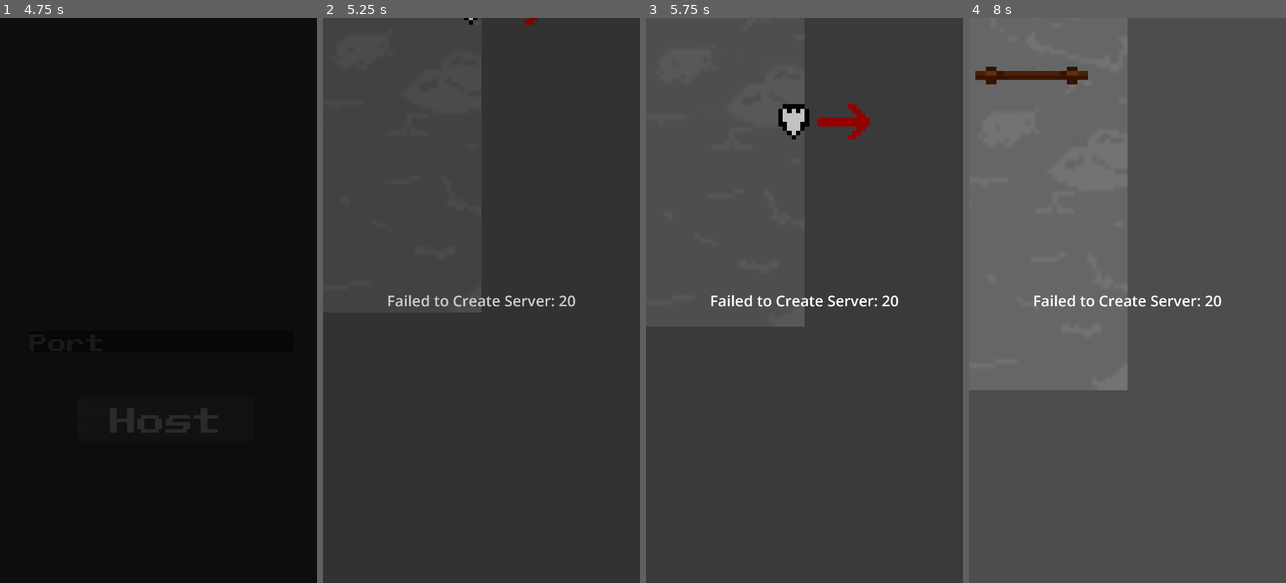
Above: before the commit, frames 1-4 (left to right).
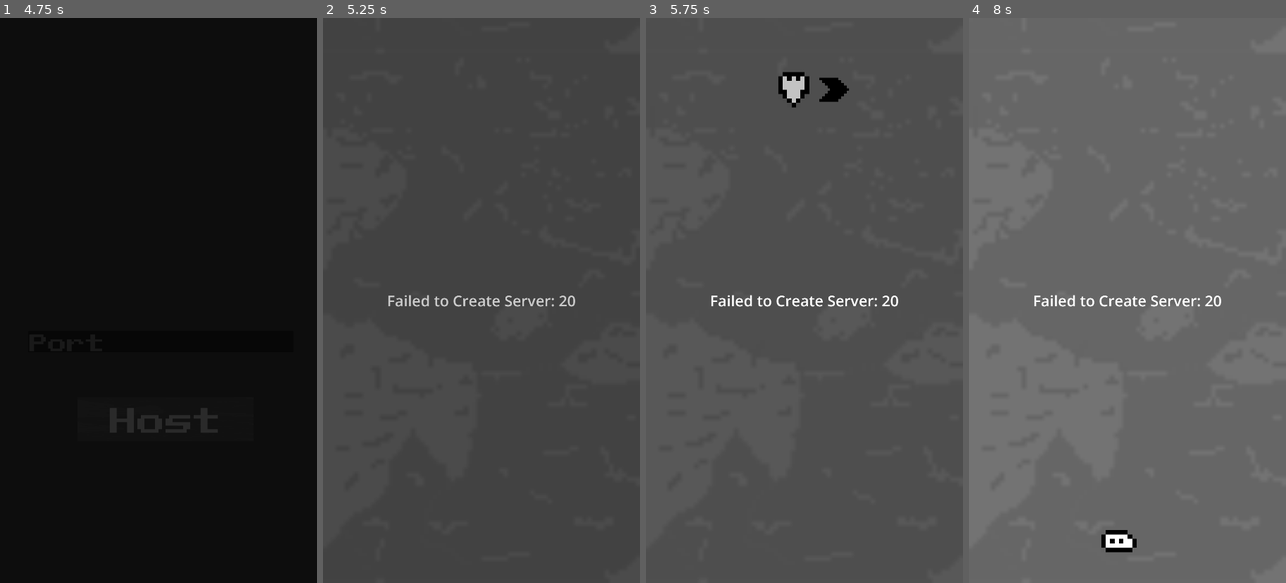
Above: after the commit, the same moments.

Repository: Koloss0/Out-Of-The-Gutter
Game: Godot game, scene res://Scenes/title_page.tscn
Same seed, same stepped clock (60 frames per second), same inputs: the game is played once before the commit and once after it.
Inputs (mouse positions are in pixels of both pictures, inside the frame that each line leads up to):
- Up to frame 1 (4.75 s): click "START" at 0.5 s; move the mouse to (228, 272) at 1.27 s; hold Right (ui_right) 1.28-2.03 s; click (228, 272) at 1.42 s; tap Enter at 2 s; move the mouse to (95, 328) at 2.02 s; hold Left (ui_left) 2.03-2.75 s; click "HOST" at 2.75 s; click (161, 340) at 3.52 s; type "12" at 3.6 s; click "Host" at 4.25 s
- Up to frame 2 (5.25 s): move the mouse to (513, 176) at 5.02 s; hold Right (ui_right) from 5.03 s (still down)
- Up to frame 3 (5.75 s): keep holding Right (ui_right)
- Up to frame 4 (8 s): move the mouse to (1117, 125) at 5.77 s; click (1117, 125) at 5.92 s; move the mouse to (1222, 385) at 6.52 s; release Right (ui_right) at 6.53 s; hold Left (ui_left) from 6.53 s (still down); move the mouse to (1032, 215) at 7.27 s

Frame 1 is identical in both runs. In frame 2, 12% of the frame differs, in the area x 0-100%, y 0-100%; in frame 3, 19%; in frame 4, 67%.

Commit message:
replaced the arrow sprite

Diff:
--- a/Scenes/GamePage.tscn
+++ b/Scenes/GamePage.tscn
@@ -42,6 +42,9 @@
 region_enabled = true
 region_rect = Rect2(0, 0, 72, 2560)
 
+[node name="Offset" type="Node2D" parent="World/ParallaxBackground/ParallaxLayer"]
+position = Vector2(540, 960)
+
 [node name="Spawnpoint" type="Marker2D" parent="World"]
 position = Vector2(511, -176)
 
@@ -85,5 +88,5 @@
 
 [node name="PlatformGenerator" type="Node2D" parent="World" node_paths=PackedStringArray("background_node", "platform_node")]
 script = ExtResource("4_ugii6")
-background_node = NodePath("../ParallaxBackground/ParallaxLayer")
+background_node = NodePath("../ParallaxBackground/ParallaxLayer/Offset")
 platform_node = NodePath("../Platforms")
--- a/Scenes/Platforms/Stationary_platform.tscn
+++ b/Scenes/Platforms/Stationary_platform.tscn
@@ -20,3 +20,4 @@
 [node name="CollisionShape2D" type="CollisionShape2D" parent="."]
 position = Vector2(0, -0.5)
 shape = SubResource("RectangleShape2D_osewe")
+one_way_collision = true
--- a/Scenes/Platforms/Testing.tscn
+++ b/Scenes/Platforms/Testing.tscn
@@ -1,8 +1,8 @@
 [gd_scene load_steps=4 format=3 uid="uid://dleyxsih8ux3a"]
 
-[ext_resource type="PackedScene" uid="uid://bgrr60hlm211y" path="res://Scenes/Platforms/player.tscn" id="1_j8l7d"]
+[ext_resource type="PackedScene" uid="uid://bgrr60hlm211y" path="res://Scenes/player.tscn" id="1_j8l7d"]
 [ext_resource type="PackedScene" uid="uid://cxonf107w3okg" path="res://Scenes/Platforms/Stationary_platform.tscn" id="3_0rgq3"]
-[ext_resource type="PackedScene" uid="uid://b2yg3vafomraj" path="res://Scenes/Platforms/moving_platform.tscn" id="3_xguah"]
+[ext_resource type="PackedScene" uid="uid://dbgwc3rium27x" path="res://Scenes/Platforms/moving_platform.tscn" id="3_xguah"]
 
 [node name="Testing" type="Node2D"]
 
--- a/Scenes/player.tscn
+++ b/Scenes/player.tscn
@@ -2,7 +2,7 @@
 
 [ext_resource type="Script" path="res://Scripts/Player.gd" id="1_is82o"]
 [ext_resource type="Texture2D" uid="uid://bffpw037fjn2f" path="res://Art/slimes.png" id="2_u3dem"]
-[ext_resource type="Texture2D" uid="uid://mnqxg8bp8gs" path="res://Art/Arrow.png" id="3_wupy3"]
+[ext_resource type="Texture2D" uid="uid://vtv7hux7gof2" path="res://Art/right.png" id="3_o584m"]
 
 [sub_resource type="AtlasTexture" id="AtlasTexture_wobwv"]
 atlas = ExtResource("2_u3dem")
@@ -70,9 +70,9 @@
 
 [node name="Arrow" type="Sprite2D" parent="."]
 texture_filter = 1
-scale = Vector2(15, 15)
-texture = ExtResource("3_wupy3")
-offset = Vector2(10.745, 0)
+scale = Vector2(0.217309, 0.212891)
+texture = ExtResource("3_o584m")
+offset = Vector2(600, 0)
 
 [node name="TouchBox" type="Area2D" parent="."]
 
--- a/Scripts/PlatformGenerator.gd
+++ b/Scripts/PlatformGenerator.gd
@@ -26,9 +26,6 @@
 	generate_map(2, 23)
 	#$Camera2D.zoom = Vector2(0.1, 0.1)
 	pass
-
-func _process(delta: float) -> void:
-	%Camera2D.position += Vector2(0, -2)
 
 func generate_map(height : int, seed : int):
 	var random : RandomNumberGenerator = RandomNumberGenerator.new()
Binary file added: Art/right.png
Not shown, added: Art/right.png.import
